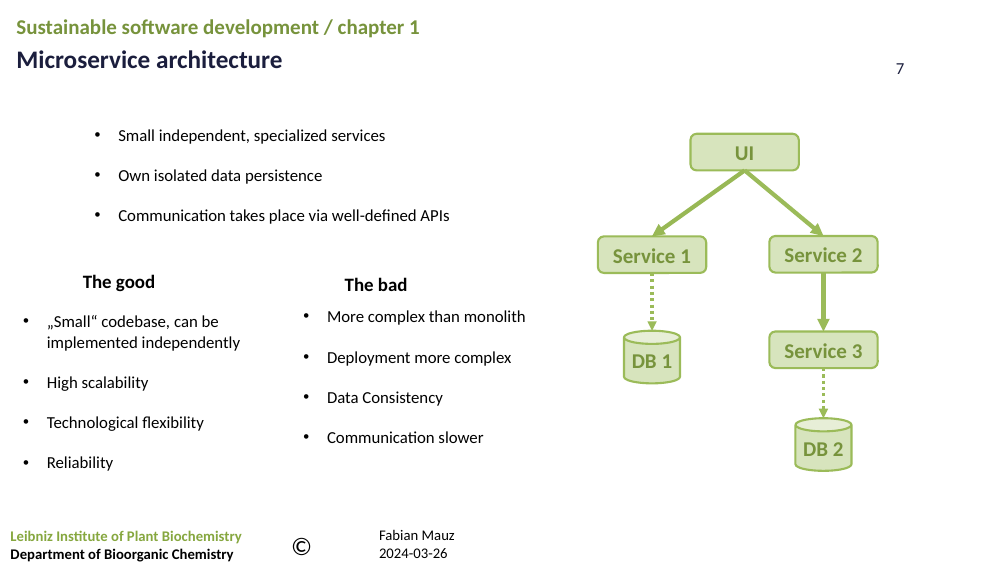
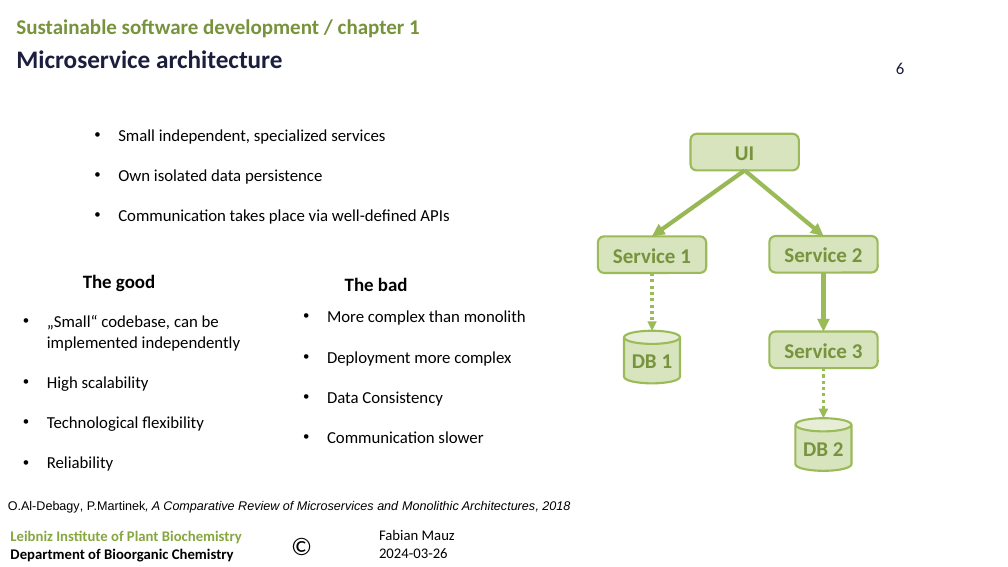
Before and after one commit to FabianMauz/talks_and_lessons, a slide deck: slide 6 of 20241021_api_and_architecture/20241021_api_and_softwarearchitecture.pptx (slide 7 before the commit). Drawn at 1008x567 pixels with LibreOffice and Linux fonts; fonts in the diff are those of the drawing; background and template pictures are left out. Boxes give left, top, right and bottom in pixels: in the first picture for what was removed or moved away, otherwise in the second. Text is boxed around its words. In the diff, an @@ line names an element or a change of style, - is before the commit and + after.

```diff
--- a/20241021_api_and_architecture/20241021_api_and_softwarearchitecture.pptx
+++ b/20241021_api_and_architecture/20241021_api_and_softwarearchitecture.pptx
@@ page number at [896,62,904,74]: text changed @@
-7
+6
@@ text added at [8,501,570,513], 12 pt, text #000000, italic @@
+O.Al-Debagy, P.Martinek, A Comparative Review of Microservices and Monolithic Architectures, 2018
```
Also in this commit, not shown: 7 other slides changed, 9 slides added, 3 slides removed.
